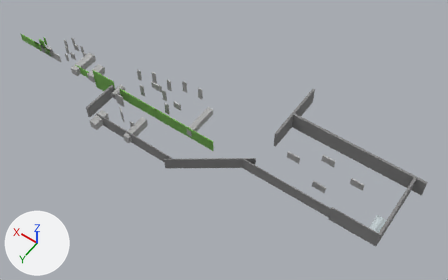
Two versions of the OBJ model teamD/data/stage/stage2.obj, one commit apart.
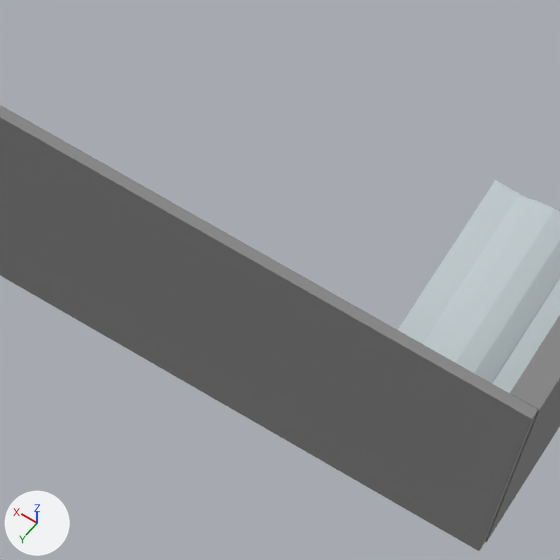
Each version appears first whole from a 50 mm lens placed at (-9925.0, 6119.0, 9990.0), pointed at (-5192.0, -507.0, -422.0), and next in a close-up on the part from 75% to 85% of the width and 71% to 88% of the height. The axes (+X, +Y, +Z) are drawn at lower left. The lights are the same throughout. Where no turn or scale is listed for an object, it has been applied to the vertices. Vertices at the same position are counted once.

Objects in the first close-up: 'stage2'.
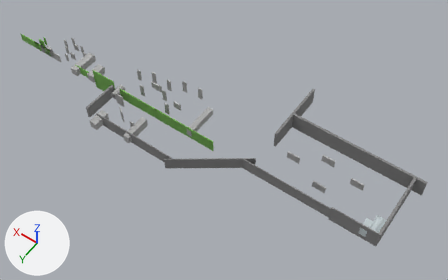
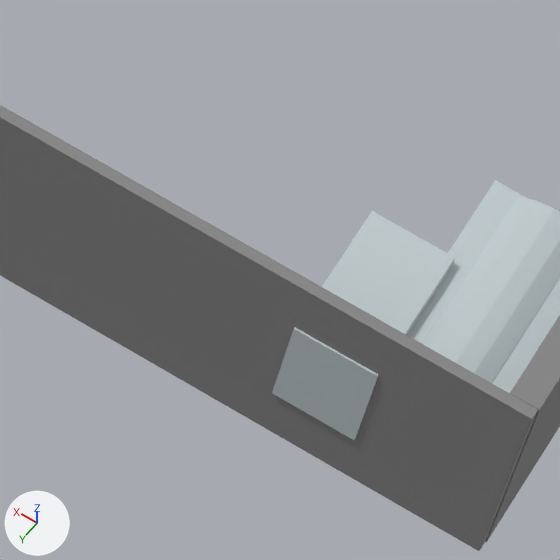
Boxes [x1, y1, x2, y2] around the edits, measured in the close-ups (560 x 560 px):
```json
{"part": 1, "of": "me_stage2", "change": "added", "after": [272, 211, 455, 440]}
```

The change, as JSON lines over the scene's bpy script:
```json
{"block": "me_stage2", "where": "me_stage2.from_pydata(...)  # 756 vertices, 696 faces; spans x -9210.0..250.0, y -2348.0..1028.0, z -267.0..267.0"}
{"block": "me_stage2", "where": "# used by ob_stage2; location = (0.0, 0.0, 0.0)"}
{"block": "me_stage2", "change": "me_stage2 part 1: a new loose piece, a box spanning x -8763.0..-8619.0, y -225.0..33.0, z -100.0..100.0, in mat_mat4 (light grey #c2cdd0)"}
```
